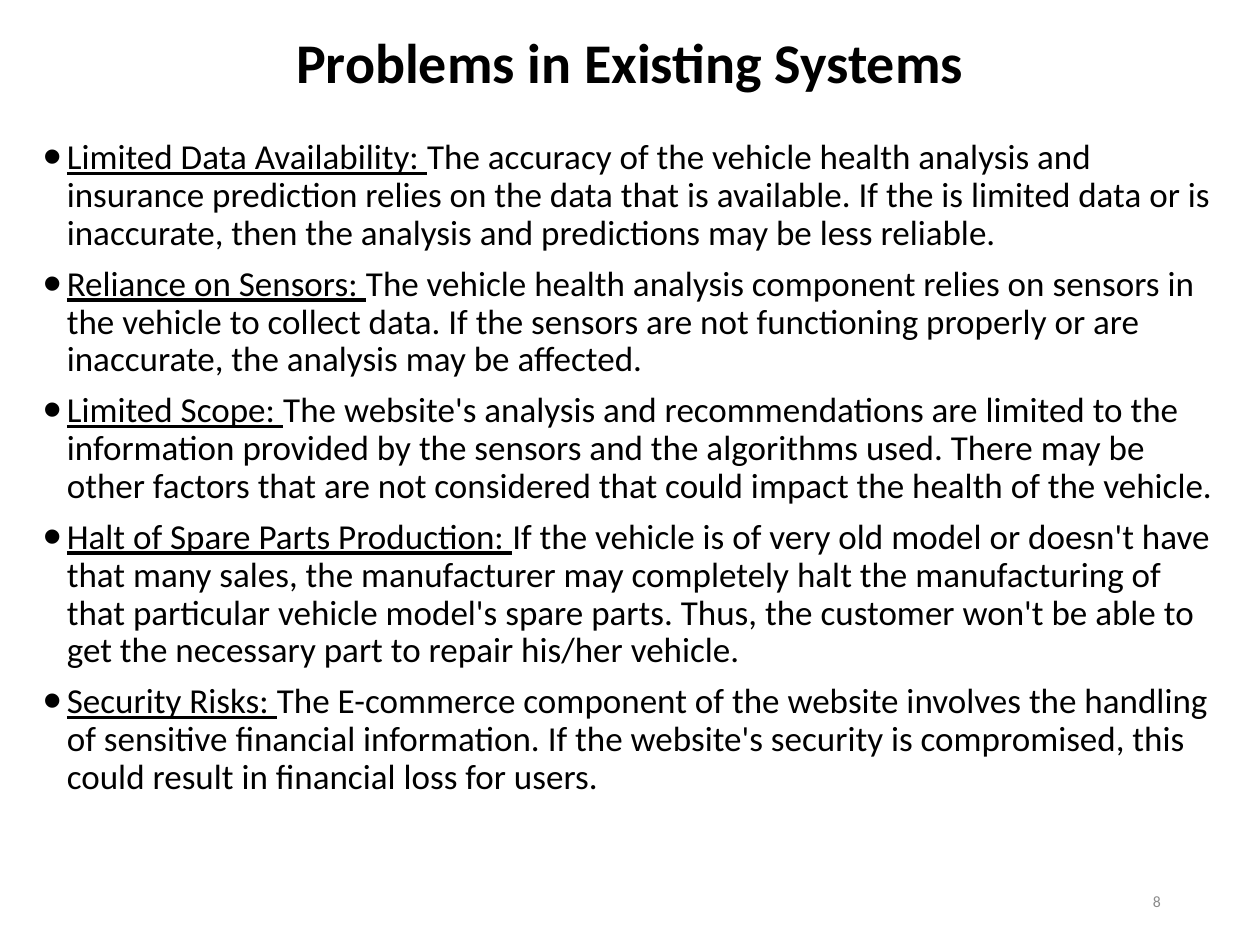
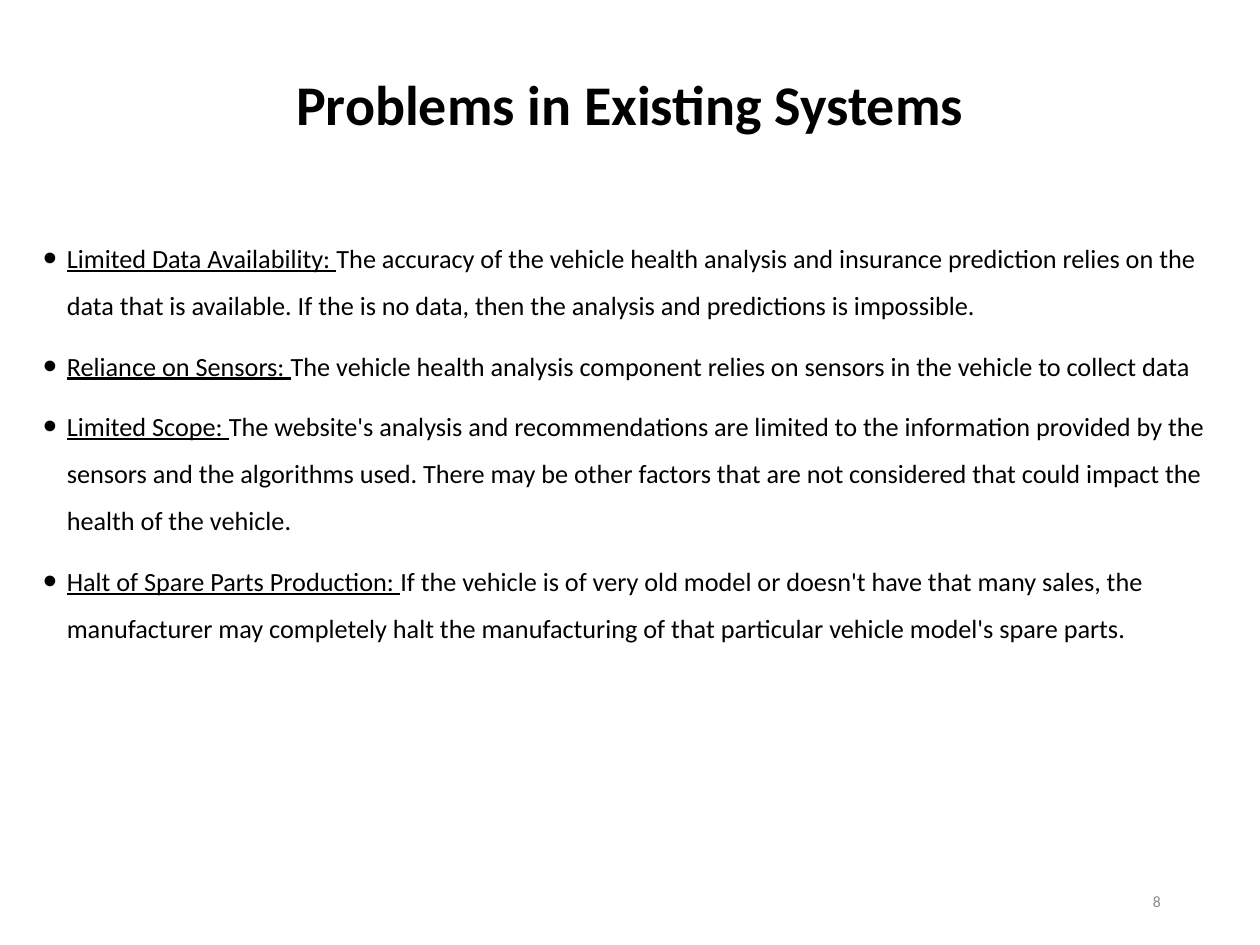
Before and after one commit to yuvrajsinghchauhan/Vehicle-Health-Analysis-and-Spare-Parts-E-Commerce, a slide deck: slide 8 of Review 2 ppt for Vehicle Health Analysis and Spare Parts E-Commerce.pptx. Drawn at 1260x945 pixels with LibreOffice and Linux fonts; fonts in the diff are those of the drawing. Boxes give left, top, right and bottom in pixels: in the first picture for what was removed or moved away, otherwise in the second. Text is boxed around its words. In the diff, an @@ line names an element or a change of style, - is before the commit and + after.

```diff
--- a/Review 2 ppt for Vehicle Health Analysis and Spare Parts E-Commerce.pptx
+++ b/Review 2 ppt for Vehicle Health Analysis and Spare Parts E-Commerce.pptx
@@ title "Problems in Existing Systems": place and size @@
-title "Problems in Existing Systems" at [296, 43, 963, 93]
+title "Problems in Existing Systems" at [296, 85, 963, 135]
@@ text "Limited Data Availability: The accuracy ...": place and size @@
-text "Limited Data Availability: The accuracy ..." at [67, 144, 1211, 790]
+text "Limited Data Availability: The accuracy ..." at [67, 249, 1204, 643]
@@ text at [67, 249, 1195, 381]: text changed; size 20 to 15 pt @@
-• Limited Data Availability: The accuracy of the vehicle health analysis and insurance prediction relies on the data that is available. If the is limited data or is inaccurate, then the analysis and predictions may be less reliable.
-• Reliance on Sensors: The vehicle health analysis component relies on sensors in the vehicle to collect data. If the sensors are not functioning properly or are inaccurate, the analysis may be affected.
+• Limited Data Availability: The accuracy of the vehicle health analysis and insurance prediction relies on the data that is available. If the is no data, then the analysis and predictions is impossible.
+• Reliance on Sensors: The vehicle health analysis component relies on sensors in the vehicle to collect data
@@ text at [67, 417, 1204, 531]: size 20 to 15 pt in "Limited Scope: The website's analysis and recommendations ..."; line spacing 0.9 to 1.5 @@
@@ text at [67, 572, 1143, 643]: text changed; size 20 to 15 pt @@
-• Halt of Spare Parts Production: If the vehicle is of very old model or doesn't have that many sales, the manufacturer may completely halt the manufacturing of that particular vehicle model's spare parts. Thus, the customer won't be able to get the necessary part to repair his/her vehicle.
-• Security Risks: The E-commerce component of the website involves the handling of sensitive financial information. If the website's security is compromised, this could result in financial loss for users.
+• Halt of Spare Parts Production: If the vehicle is of very old model or doesn't have that many sales, the manufacturer may completely halt the manufacturing of that particular vehicle model's spare parts.
```
Also in this commit, not shown: 8 other slides changed, 2 other files.
